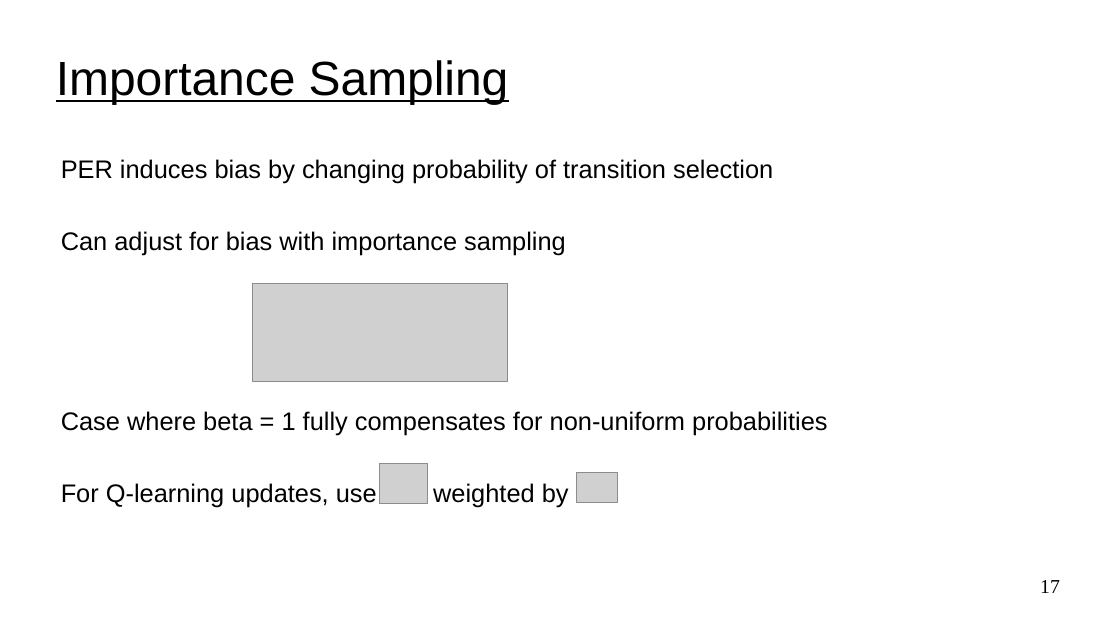
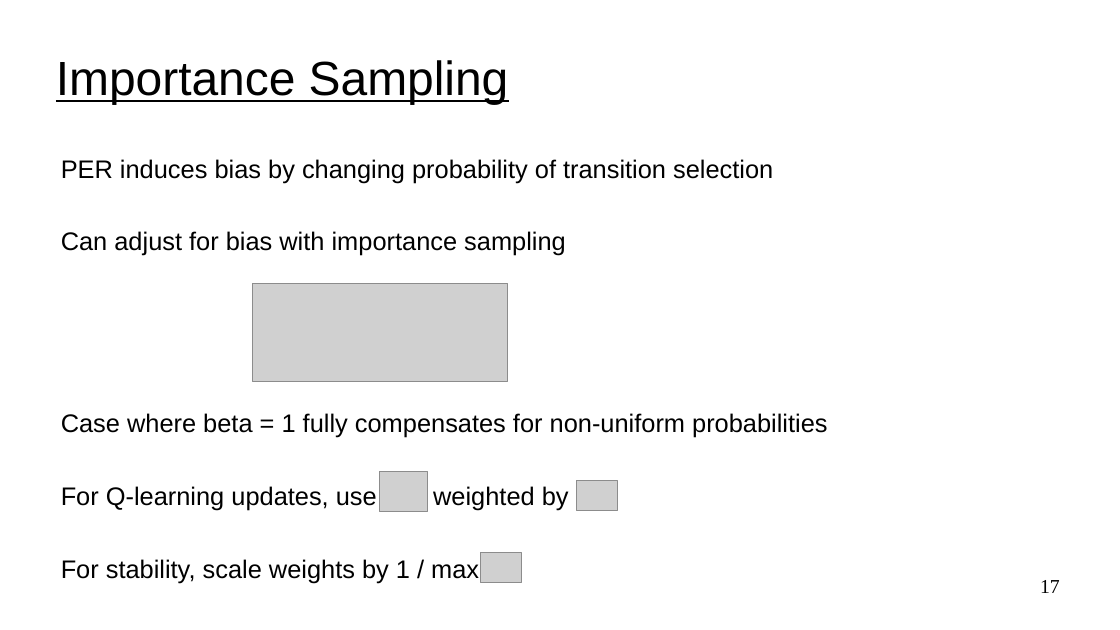
Before and after one commit to UVADS/reinforcement_learning, a slide deck: slide 17 of 06_deep_q_networks_extensions/dqn_extensions.ppt. Drawn at 1120x630 pixels with LibreOffice and Linux fonts; fonts in the diff are those of the drawing; grey boxes stand for pictures. Boxes give left, top, right and bottom in pixels: in the first picture for what was removed or moved away, otherwise in the second. Text is boxed around its words. In the diff, an @@ line names an element or a change of style, - is before the commit and + after.

```diff
--- a/06_deep_q_networks_extensions/dqn_extensions.ppt
+++ b/06_deep_q_networks_extensions/dqn_extensions.ppt
@@ picture: place and size @@
-picture at box(379, 463, 428, 503)
+picture at box(379, 472, 428, 511)
@@ picture: place and size @@
-picture at box(576, 473, 618, 502)
+picture at box(576, 481, 618, 510)
@@ text at box(61, 559, 479, 584): paragraph added @@
+For stability, scale weights by 1 / max
@@ picture added at box(481, 553, 522, 582) @@
```
Also in this commit, not shown: 1 other slide changed, 5 other files.
